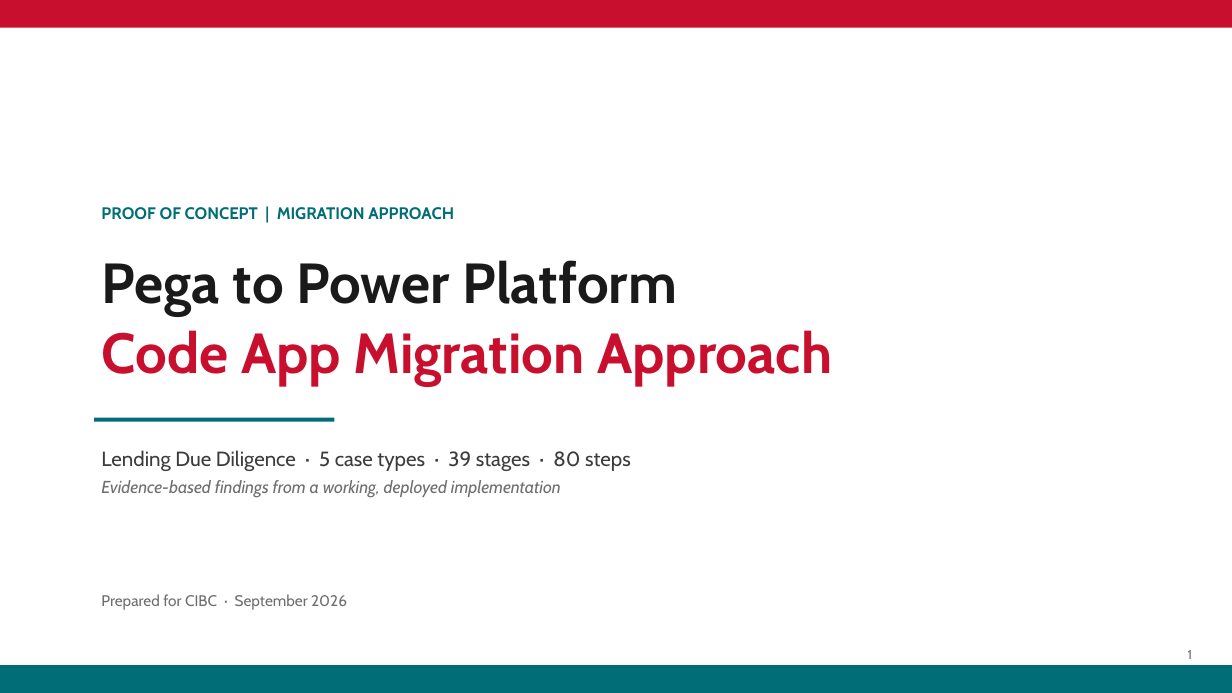
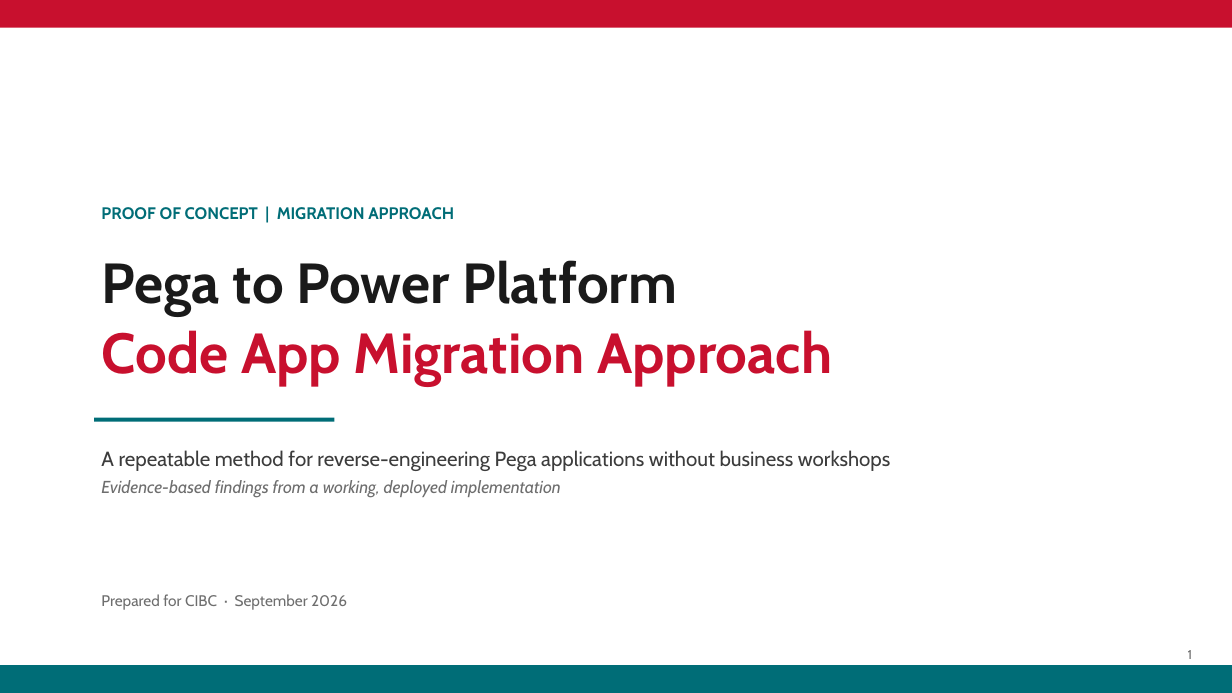
Before and after one commit to parclarke/LDD, a slide deck: slide 1 of lending-due-diligence-app/docs/Pega-to-PowerPlatform-Migration-PoC.pptx. Drawn at 1232x693 pixels with LibreOffice and Linux fonts; fonts in the diff are those of the drawing. Boxes give left, top, right and bottom in pixels: in the first picture for what was removed or moved away, otherwise in the second. Text is boxed around its words. In the diff, an @@ line names an element or a change of style, - is before the commit and + after.

```diff
--- a/lending-due-diligence-app/docs/Pega-to-PowerPlatform-Migration-PoC.pptx
+++ b/lending-due-diligence-app/docs/Pega-to-PowerPlatform-Migration-PoC.pptx
@@ text at (x1=101, y1=450, x2=890, y2=471): text changed @@
-Lending Due Diligence · 5 case types · 39 stages · 80 steps
+A repeatable method for reverse-engineering Pega applications without business workshops
```
Also in this commit, not shown: 46 other slides changed, 4 slides added, 3 other files.
